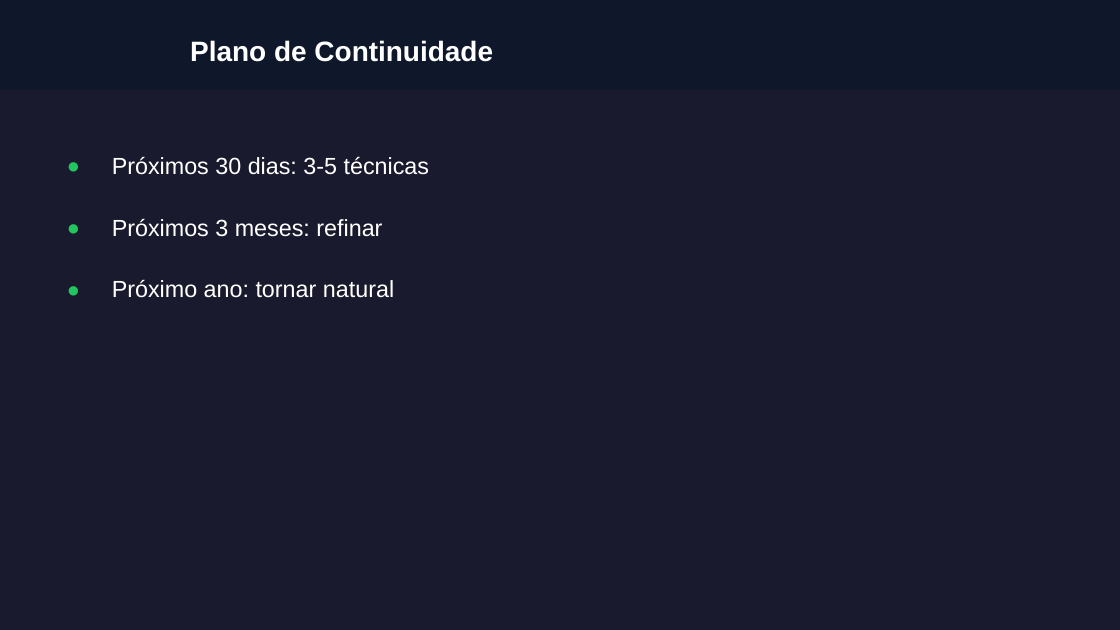
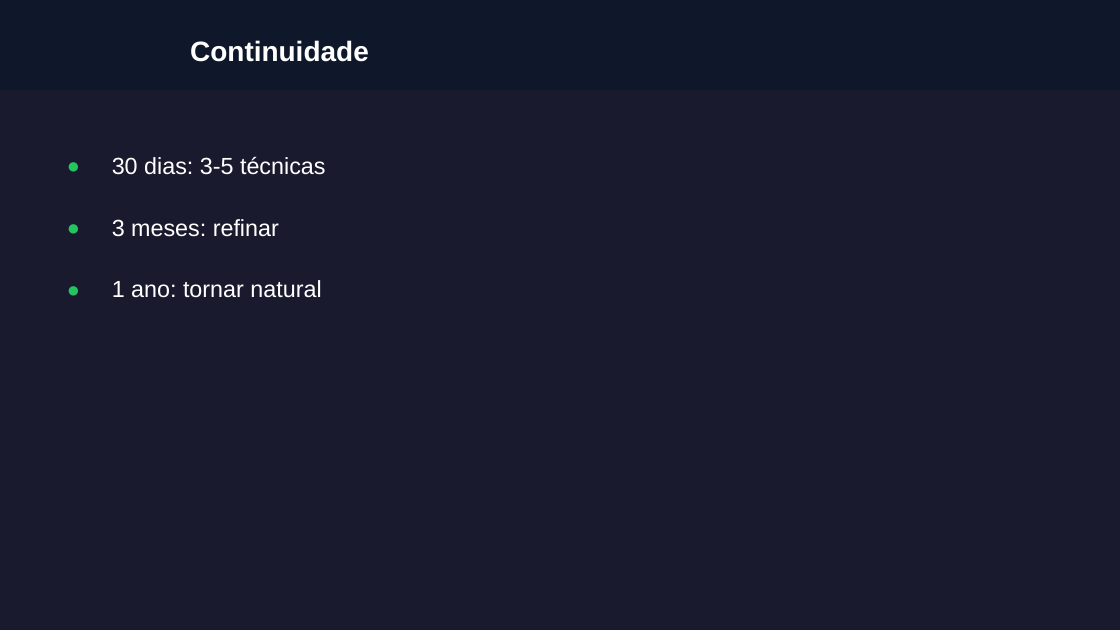
Before and after one commit to almirmeira/educa-com-talento, a slide deck: slide 5 of apresentacoes/foco-produtividade/aula-30-encerramento.pptx. Drawn at 1120x630 pixels with LibreOffice and Linux fonts; fonts in the diff are those of the drawing; grey boxes stand for pictures; background and template pictures are left out. Boxes give left, top, right and bottom in pixels: in the first picture for what was removed or moved away, otherwise in the second. Text is boxed around its words. In the diff, an @@ line names an element or a change of style, - is before the commit and + after.

```diff
--- a/apresentacoes/foco-produtividade/aula-30-encerramento.pptx
+++ b/apresentacoes/foco-produtividade/aula-30-encerramento.pptx
@@ text at (x1=190, y1=40, x2=369, y2=62): text changed @@
-Plano de Continuidade
+Continuidade
@@ text at (x1=112, y1=157, x2=326, y2=175): text changed @@
-Próximos 30 dias: 3-5 técnicas
+30 dias: 3-5 técnicas
@@ text at (x1=112, y1=219, x2=279, y2=237): text changed @@
-Próximos 3 meses: refinar
+3 meses: refinar
@@ text at (x1=112, y1=280, x2=321, y2=298): text changed @@
-Próximo ano: tornar natural
+1 ano: tornar natural
```
Also in this commit, not shown: 7 other slides changed, 27 other files.
